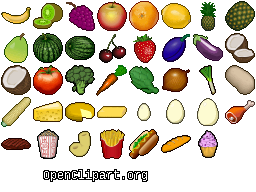
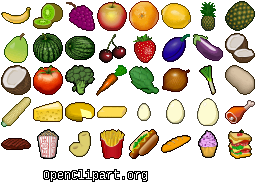
Two versions of the same layered image (w=256, h=192). Layer-by-layer changes:
added layer "sandwich" in group "misc" over [228, 129, 252, 159]
